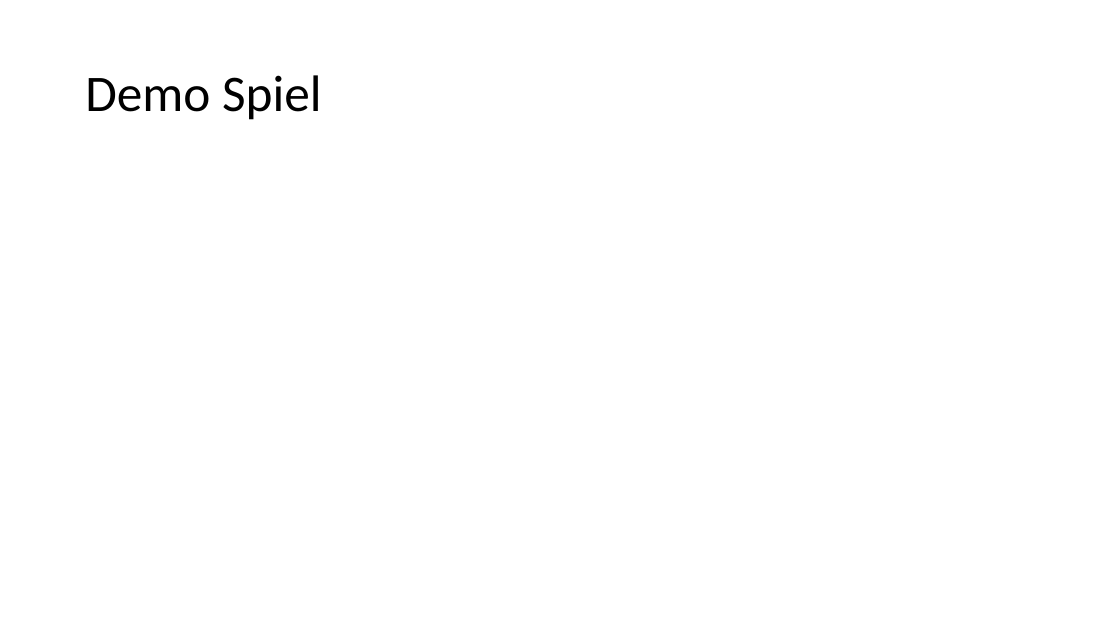
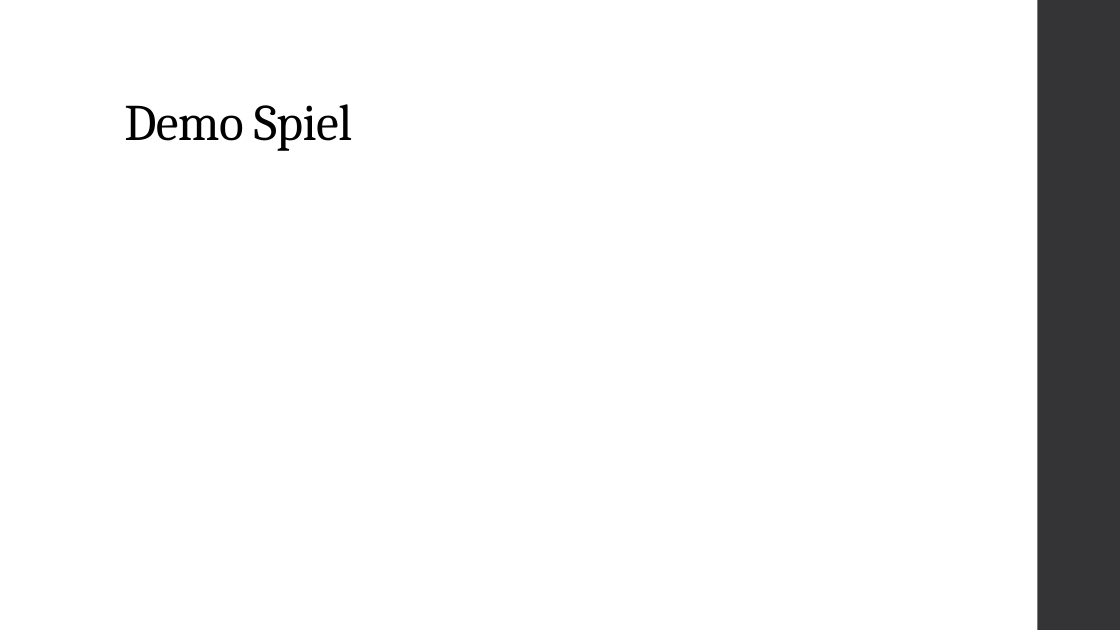
Before and after one commit to SWEHashiSG/hashi, a slide deck: slide 12 of documentation/Präsentation_Hashi_TeamSG.pptx (slide 10 before the commit). Drawn at 1120x630 pixels with LibreOffice and Linux fonts; fonts in the diff are those of the drawing. Boxes give left, top, right and bottom in pixels: in the first picture for what was removed or moved away, otherwise in the second. Text is boxed around its words. In the diff, an @@ line names an element or a change of style, - is before the commit and + after.

```diff
--- a/documentation/Präsentation_Hashi_TeamSG.pptx
+++ b/documentation/Präsentation_Hashi_TeamSG.pptx
@@ rectangle added at (x1=1038, y1=0, x2=1120, y2=630), fill #353537 @@
@@ title "Demo Spiel" moved from (x1=85, y1=75, x2=322, y2=120) to (x1=124, y1=104, x2=352, y2=151) @@
@@ title "Demo Spiel" at (x1=124, y1=104, x2=352, y2=151): font Calibri to Cambria, letter spacing 0 to -0.5 pt; vertical alignment middle to bottom @@
```
Also in this commit, not shown: 9 other slides changed, 3 slides added, 1 slide removed.
